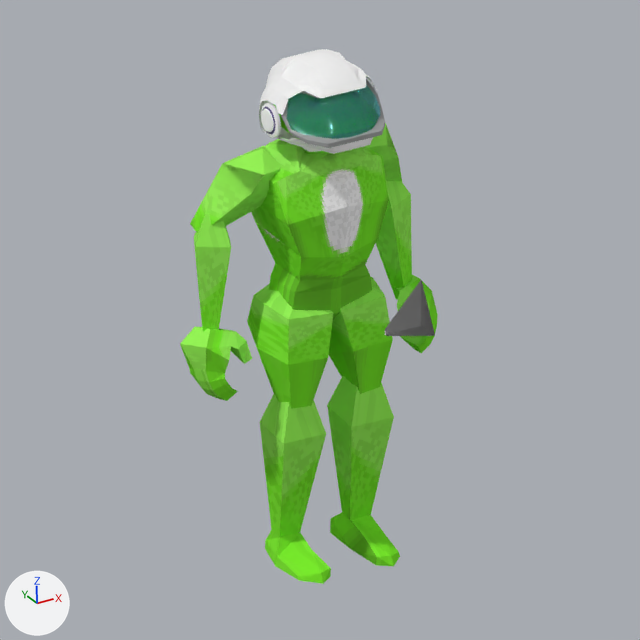
The Blender file _Assets/Frog/gloo_v9.blend: old version first, new version second.
Rendered twice from the file's camera 'Anim Camera'. The axes (+X, +Y, +Z) are drawn at lower left. The lights are the same throughout.

Objects in the first picture: 'Cube', 'c.goggles', 'c.torso', 'l.arm.lower', 'l.arm.upper', 'l.hand', 'l.leg.lower', 'l.leg.thigh', 'r.arm.lower', 'r.arm.upper', 'r.leg.lower', 'r.leg.thigh', 'r_hand'.
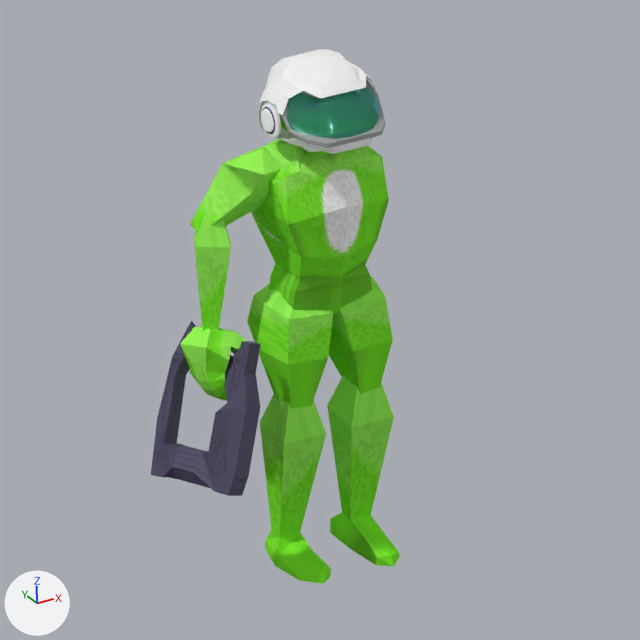
The change, as JSON lines over the scene's bpy script:
```json
{"op": "add", "block": "mat_gun", "code": ["mat_gun = bpy.data.materials.new('gun')", "# nodes: BsdfPrincipled, Clamp, OutputMaterial, TexCoord, TexVoronoi", "# colours: dark blue #504a67"]}
{"op": "add", "block": "me_cube_013", "code": ["me_cube_013 = bpy.data.meshes.new('Cube.013')", "me_cube_013.from_pydata(...)  # 62 vertices, 47 faces, 3 loose edges; spans x 0.0..0.63, y -0.5..7.96, z -4.17..1.83", "me_cube_013.materials.append(mat_gun)"]}
{"op": "add", "block": "ob_l_hand", "code": "ob_l_hand.hide_set(True)"}
{"op": "add", "block": "ob_l_arm_lower", "code": "ob_l_arm_lower.hide_set(True)"}
{"op": "add", "block": "ob_l_arm_upper", "code": "ob_l_arm_upper.hide_set(True)"}
{"op": "remove", "block": "ob_cube", "code": ["ob_cube = bpy.data.objects.new('Cube', me_cube_011)", "ob_cube.location = (-0.68, -3.01, 3.77)", "ob_cube.scale = (0.198, 0.287, 0.287)"]}
{"op": "add", "block": "ob_gun", "code": ["ob_gun = bpy.data.objects.new('Gun', me_cube_013)", "ob_gun.location = (-1.08, 0.31, 2.31)", "ob_gun.rotation_euler = (1.502, 0.321, 0.292)  # degrees (86, 18, 17)", "ob_gun.scale = (-0.178, -0.178, -0.178)", "_m = ob_gun.modifiers.new('Mirror', 'MIRROR')", "_m.use_clip = True"]}
```

Changed parts and their boxes [x1, y1, x2, y2] in the pictures (640 x 640 px):
```json
{"object": "Gun", "change": "added", "after": [151, 321, 261, 496]}
{"object": "l.arm.lower", "change": "hidden", "before": [376, 181, 412, 299], "on screen": "green"}
{"object": "Cube", "change": "deleted", "before": [385, 280, 435, 336]}
{"object": "l.hand", "change": "hidden", "before": [390, 275, 438, 353], "on screen": "green"}
{"object": "l.arm.upper", "change": "hidden", "before": [364, 123, 402, 181], "on screen": "green"}
```
